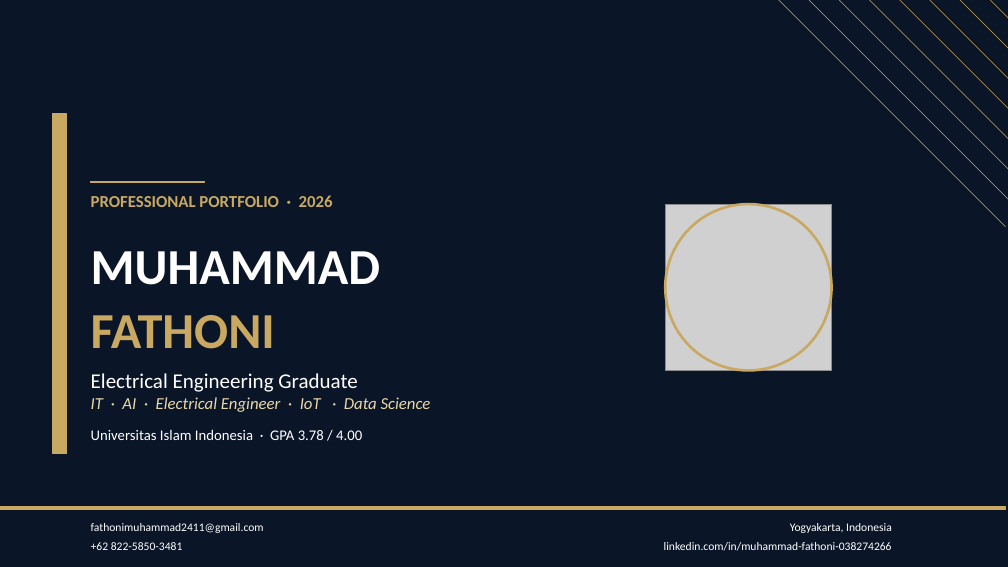
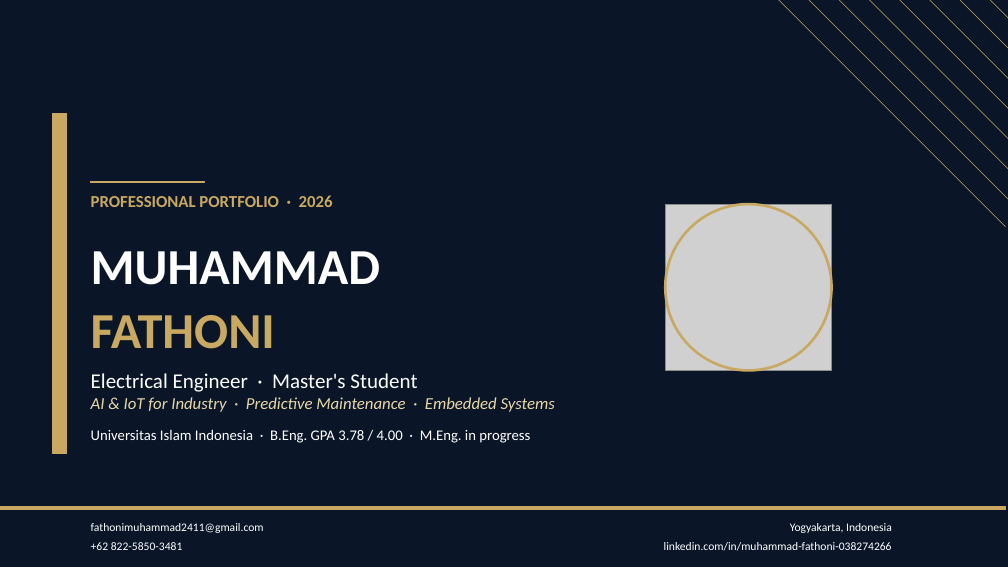
Before and after one commit to Toni2411/toni2411.github.io, a slide deck: slide 1 of assets/Portfolio_Muhammad_Fathoni.pptx. Drawn at 1008x567 pixels with LibreOffice and Linux fonts; fonts in the diff are those of the drawing; grey boxes stand for pictures. Boxes give left, top, right and bottom in pixels: in the first picture for what was removed or moved away, otherwise in the second. Text is boxed around its words. In the diff, an @@ line names an element or a change of style, - is before the commit and + after.

```diff
--- a/assets/Portfolio_Muhammad_Fathoni.pptx
+++ b/assets/Portfolio_Muhammad_Fathoni.pptx
@@ text at (91,373,417,392): text changed @@
-Electrical Engineering Graduate
+Electrical Engineer · Master's Student
@@ text at (91,397,555,412): text changed @@
-IT · AI · Electrical Engineer · IoT · Data Science
+AI & IoT for Industry · Predictive Maintenance · Embedded Systems
@@ text at (91,429,530,443): text changed @@
-Universitas Islam Indonesia · GPA 3.78 / 4.00
+Universitas Islam Indonesia · B.Eng. GPA 3.78 / 4.00 · M.Eng. in progress
```
Also in this commit, not shown: 19 other slides changed, 8 slides added, 25 other files.
